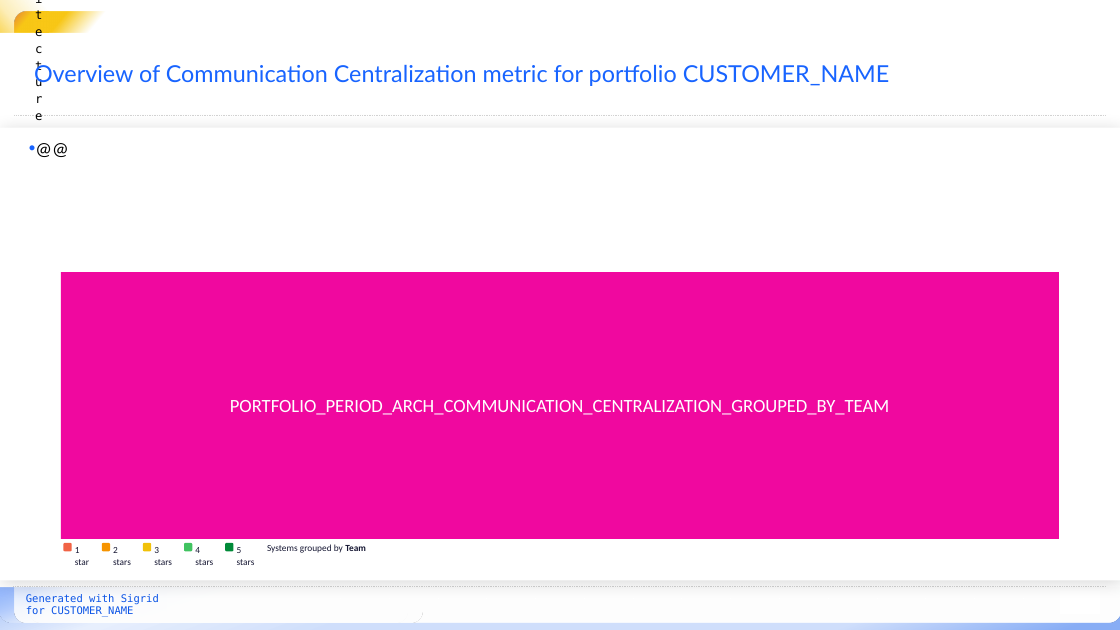
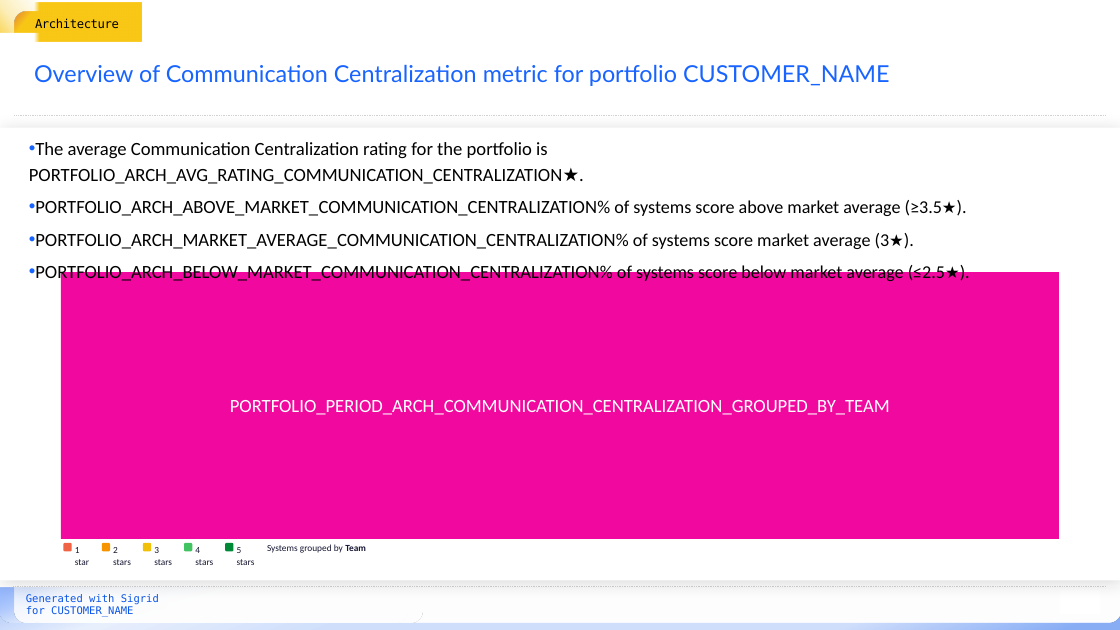
Before and after one commit to Software-Improvement-Group/sigrid-report-generator, a slide deck: slide 26 of src/report_generator/presets/templates/portfolio-metrics.pptx (slide 32 before the commit). Drawn at 1120x630 pixels with LibreOffice and Linux fonts; fonts in the diff are those of the drawing; background and template pictures are left out. Boxes give left, top, right and bottom in pixels: in the first picture for what was removed or moved away, otherwise in the second. Text is boxed around its words. In the diff, an @@ line names an element or a change of style, - is before the commit and + after.

Commit message:
Update portfolio metrics template

```diff
--- a/src/report_generator/presets/templates/portfolio-metrics.pptx
+++ b/src/report_generator/presets/templates/portfolio-metrics.pptx
@@ text "Architecture" rewrapped from [35,12,49,33] to [35,18,119,28] @@
@@ text at [29,142,945,284]: text changed @@
-• @@
+• The average Communication Centralization rating for the portfolio is PORTFOLIO_ARCH_AVG_RATING_COMMUNICATION_CENTRALIZATION★.
+• PORTFOLIO_ARCH_ABOVE_MARKET_COMMUNICATION_CENTRALIZATION% of systems score above market average (≥3.5★).
+• PORTFOLIO_ARCH_MARKET_AVERAGE_COMMUNICATION_CENTRALIZATION% of systems score market average (3★).
+• PORTFOLIO_ARCH_BELOW_MARKET_COMMUNICATION_CENTRALIZATION% of systems score below market average (≤2.5★).
```
Also in this commit, not shown: 39 other slides changed, 10 slides removed.
